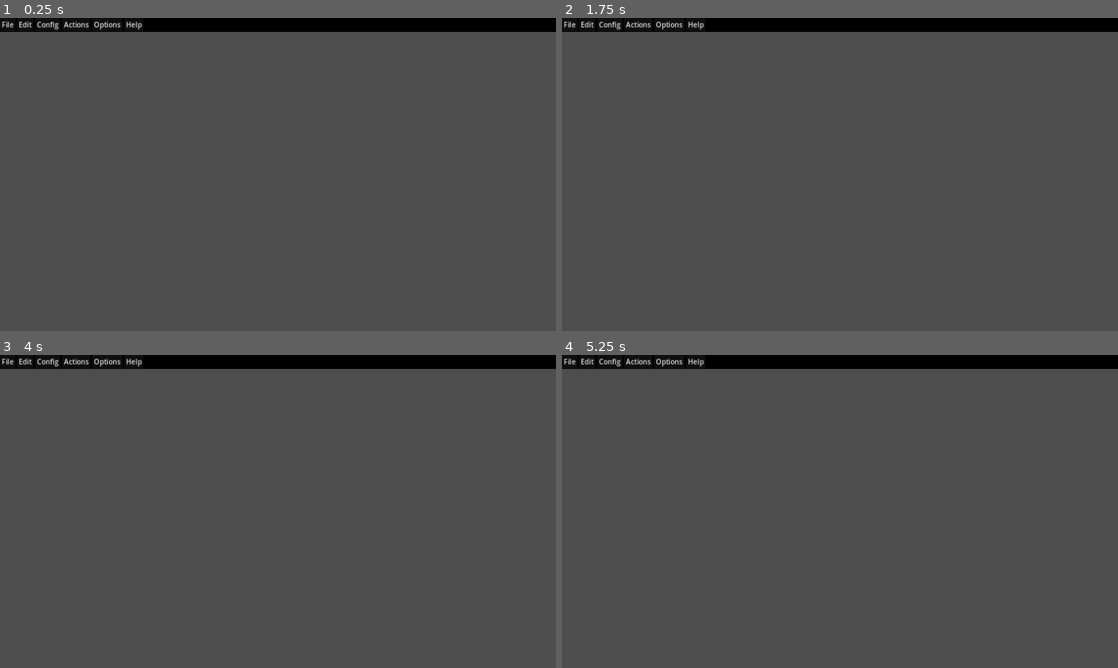
Above: before the commit, frames 1-4 (two rows, left to right).
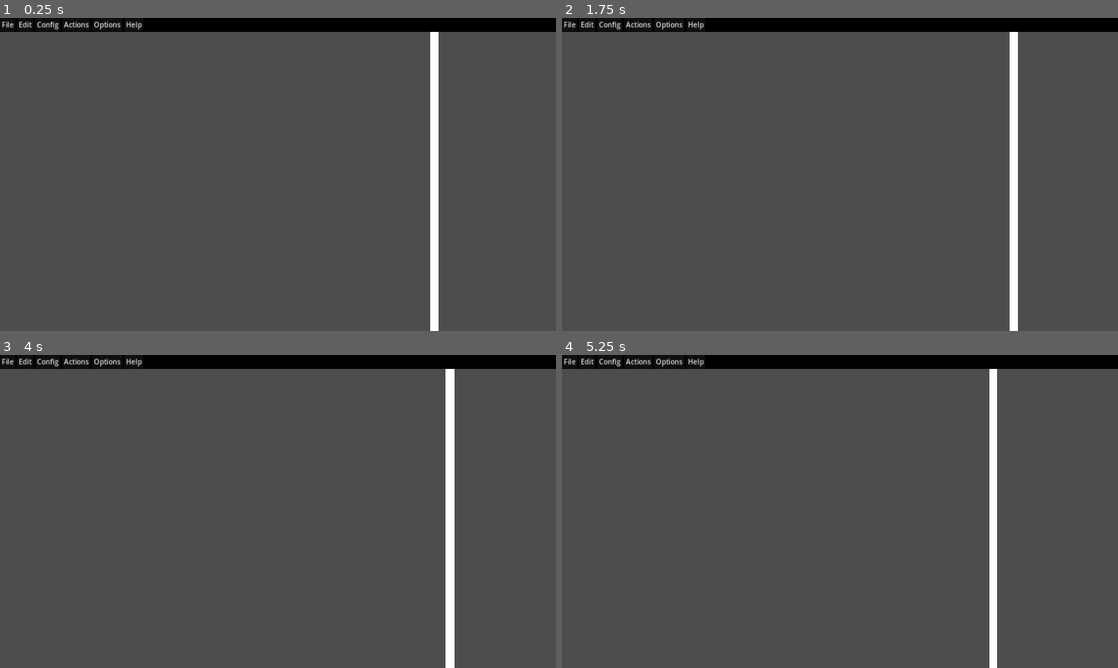
Above: after the commit, the same moments.

Repository: ryanabx/tabletop-engine
Game: Godot game, scene res://src/scenes/screens/tabletop.tscn
Two runs of this game, one before a commit and one after it. Both use one fixed random seed, a clock stepped at 60 frames per second and the inputs below. The project has no main scene, so this scene is started directly. The engine's default icon, where the game draws it, is replaced by a stand-in: a white triangle on a blue panel in a dark square.
Inputs (mouse positions are in pixels of both pictures, inside the frame that each line leads up to):
- Up to frame 1 (0.25 s): no input
- Up to frame 2 (1.75 s): tap Enter (end_group_select) at 0.5 s; move the mouse to (962, 158) at 0.52 s; press the mouse at (962, 158) at 0.53 s; hold Enter (end_group_select) 0.53-1.28 s; tap S (camera_down, bound only after the commit) at 0.8, 1.35 s; tap Space at 1.25 s; move the mouse to (728, 190) at 1.27 s; release the mouse at (728, 190) at 1.28 s; click (728, 190) at 1.42 s; tap A (camera_left, bound only after the commit) at 1.55 s
- Up to frame 3 (4 s): tap Enter (end_group_select) at 2 s; move the mouse to (333, 442) at 2.02 s; hold Enter (end_group_select) 2.03-3.53 s; tap A (camera_left, bound only after the commit) at 2.1 s; click (333, 442) at 2.17 s; tap D (camera_right, bound only after the commit) at 2.3, 2.85 s; tap Space at 2.75 s; move the mouse to (250, 574) at 2.77 s; click (250, 574) at 2.92 s; tap W (camera_up, bound only after the commit) at 3.05, 3.6 s; move the mouse to (444, 558) at 3.52 s; click (444, 558) at 3.67 s; tap Mouse wheel up (ui_zoom_in, bound only after the commit) at 3.8 s
- Up to frame 4 (5.25 s): tap Space at 4.25 s; move the mouse to (673, 464) at 4.27 s; tap Mouse wheel up (ui_zoom_in, bound only after the commit) at 4.35 s; click (673, 464) at 4.42 s; tap Mouse wheel down (ui_zoom_out, bound only after the commit) at 4.55, 5.1 s; move the mouse to (867, 511) at 5.02 s; press the mouse at (867, 511) at 5.03 s

The runs differ from the first frame. In frame 1, 1.4% of the frame differs, in the area x 77-79%, y 4-100%; in frame 2, 1.4%; in frame 3, 1.6%, in the area x 80-82%, y 4-100%; in frame 4, 1.3%.
Error before the commit: Invalid access to property or key 'name' on a base object of type 'Dictionary'. (res://src/scripts/screens/tabletop.gd:71)
Error after the commit: Invalid access to property or key 'name' on a base object of type 'Dictionary'. (res://src/scripts/screens/tabletop.gd:64)

Commit message:
Free camera wip

Diff:
--- a/project.godot
+++ b/project.godot
@@ -23,8 +23,8 @@
 
 window/size/viewport_width=1280
 window/size/viewport_height=720
-window/size/resizable=false
 window/stretch/mode="canvas_items"
+window/stretch/aspect="expand"
 
 [input]
 
@@ -58,6 +58,36 @@
 "events": [Object(InputEventKey,"resource_local_to_scene":false,"resource_name":"","device":-1,"window_id":0,"alt_press …(182 unchanged characters)…
 ]
 }
+ui_zoom_out={
+"deadzone": 0.5,
+"events": [Object(InputEventMouseButton,"resource_local_to_scene":false,"resource_name":"","device":-1,"window_id":0,"alt_pressed":false,"shift_pressed":false,"ctrl_pressed":false,"meta_pressed":false,"button_mask":0,"position":Vector2(0, 0),"global_position":Vector2(0, 0),"factor":1.0,"button_index":5,"canceled":false,"pressed":false,"double_click":false,"script":null)
+]
+}
+ui_zoom_in={
+"deadzone": 0.5,
+"events": [Object(InputEventMouseButton,"resource_local_to_scene":false,"resource_name":"","device":-1,"window_id":0,"alt_pressed":false,"shift_pressed":false,"ctrl_pressed":false,"meta_pressed":false,"button_mask":8,"position":Vector2(127, 36),"global_position":Vector2(134, 111),"factor":1.0,"button_index":4,"canceled":false,"pressed":true,"double_click":false,"script":null)
+]
+}
+camera_up={
+"deadzone": 0.5,
+"events": [Object(InputEventKey,"resource_local_to_scene":false,"resource_name":"","device":-1,"window_id":0,"alt_pressed":false,"shift_pressed":false,"ctrl_pressed":false,"meta_pressed":false,"pressed":false,"keycode":0,"physical_keycode":87,"key_label":0,"unicode":119,"echo":false,"script":null)
+]
+}
+camera_down={
+"deadzone": 0.5,
+"events": [Object(InputEventKey,"resource_local_to_scene":false,"resource_name":"","device":-1,"window_id":0,"alt_pressed":false,"shift_pressed":false,"ctrl_pressed":false,"meta_pressed":false,"pressed":false,"keycode":0,"physical_keycode":83,"key_label":0,"unicode":115,"echo":false,"script":null)
+]
+}
+camera_left={
+"deadzone": 0.5,
+"events": [Object(InputEventKey,"resource_local_to_scene":false,"resource_name":"","device":-1,"window_id":0,"alt_pressed":false,"shift_pressed":false,"ctrl_pressed":false,"meta_pressed":false,"pressed":false,"keycode":0,"physical_keycode":65,"key_label":0,"unicode":97,"echo":false,"script":null)
+]
+}
+camera_right={
+"deadzone": 0.5,
+"events": [Object(InputEventKey,"resource_local_to_scene":false,"resource_name":"","device":-1,"window_id":0,"alt_pressed":false,"shift_pressed":false,"ctrl_pressed":false,"meta_pressed":false,"pressed":false,"keycode":0,"physical_keycode":68,"key_label":0,"unicode":100,"echo":false,"script":null)
+]
+}
 
 [rendering]
 
--- a/src/scenes/screens/tabletop.tscn
+++ b/src/scenes/screens/tabletop.tscn
@@ -1,11 +1,17 @@
-[gd_scene load_steps=4 format=3 uid="uid://bd0t8uq0xv6wr"]
+[gd_scene load_steps=6 format=3 uid="uid://bd0t8uq0xv6wr"]
 
 [ext_resource type="Script" path="res://src/scripts/screens/tabletop.gd" id="1_cv5do"]
 [ext_resource type="Script" path="res://src/scripts/game_objects/game_board.gd" id="2_lhyvx"]
+[ext_resource type="Script" path="res://src/scripts/screens/highlights.gd" id="3_ofc5r"]
 [ext_resource type="PackedScene" uid="uid://ma7a666pl2us" path="res://src/scenes/ui/user_interface.tscn" id="4_7raef"]
+[ext_resource type="Script" path="res://src/scripts/screens/camera_controller.gd" id="5_rko6e"]
 
 [node name="Tabletop" type="Node"]
 script = ExtResource("1_cv5do")
+
+[node name="Highlights" type="Node2D" parent="."]
+z_index = 200
+script = ExtResource("3_ofc5r")
 
 [node name="GameBoard" type="Node2D" parent="."]
 script = ExtResource("2_lhyvx")
@@ -14,14 +20,17 @@
 [node name="GameObjectManager" type="Node2D" parent="GameBoard"]
 metadata/_edit_lock_ = true
 
-[node name="BoardBG" type="Sprite2D" parent="GameBoard"]
-z_index = -1000
-position = Vector2(640, 360)
-scale = Vector2(0.300752, 0.254237)
-metadata/_edit_lock_ = true
-
 [node name="UiLayer" type="CanvasLayer" parent="."]
-layer = 100
+layer = 105
 
 [node name="UserInterface" parent="UiLayer" instance=ExtResource("4_7raef")]
 mouse_filter = 2
+
+[node name="CameraController" type="Node2D" parent="."]
+script = ExtResource("5_rko6e")
+
+[node name="Camera2D" type="Camera2D" parent="CameraController"]
+position = Vector2(640, 360)
+
+[node name="BoardBG" type="Sprite2D" parent="CameraController"]
+z_index = -1000
--- /dev/null
+++ b/src/scenes/ui/menu_bar.tscn
@@ -0,0 +1,37 @@
+[gd_scene load_steps=2 format=3 uid="uid://bc0wmak5rj2nq"]
+
+[ext_resource type="Script" path="res://src/scripts/ui/menu_bar.gd" id="1_mbf7a"]
+
+[node name="ToolBar" type="Control"]
+layout_mode = 3
+anchors_preset = 10
+anchor_right = 1.0
+offset_bottom = 31.0
+grow_horizontal = 2
+script = ExtResource("1_mbf7a")
+
+[node name="ColorRect" type="ColorRect" parent="."]
+layout_mode = 1
+anchors_preset = 15
+anchor_right = 1.0
+anchor_bottom = 1.0
+grow_horizontal = 2
+grow_vertical = 2
+color = Color(0, 0, 0, 1)
+
+[node name="Menu" type="MenuBar" parent="."]
+layout_mode = 1
+offset_right = 330.0
+offset_bottom = 31.0
+
+[node name="File" type="PopupMenu" parent="Menu"]
+
+[node name="Edit" type="PopupMenu" parent="Menu"]
+
+[node name="Config" type="PopupMenu" parent="Menu"]
+
+[node name="Actions" type="PopupMenu" parent="Menu"]
+
+[node name="Options" type="PopupMenu" parent="Menu"]
+
+[node name="Help" type="PopupMenu" parent="Menu"]
--- a/src/scenes/ui/user_interface.tscn
+++ b/src/scenes/ui/user_interface.tscn
@@ -1,7 +1,7 @@
 [gd_scene load_steps=3 format=3 uid="uid://ma7a666pl2us"]
 
 [ext_resource type="Script" path="res://src/scripts/ui/user_interface.gd" id="1_u2rch"]
-[ext_resource type="Script" path="res://src/scripts/ui/menu_bar.gd" id="2_loyrj"]
+[ext_resource type="PackedScene" uid="uid://bc0wmak5rj2nq" path="res://src/scenes/ui/menu_bar.tscn" id="2_5lxdm"]
 
 [node name="UserInterface" type="Control"]
 layout_mode = 3
@@ -20,21 +20,8 @@
 grow_horizontal = 2
 color = Color(0, 0, 0, 1)
 
-[node name="MenuBar" type="MenuBar" parent="."]
-z_index = 100
-layout_mode = 2
-offset_right = 1280.0
-offset_bottom = 48.0
-script = ExtResource("2_loyrj")
-
-[node name="File" type="PopupMenu" parent="MenuBar"]
-
-[node name="Edit" type="PopupMenu" parent="MenuBar"]
-
-[node name="Config" type="PopupMenu" parent="MenuBar"]
-
-[node name="Actions" type="PopupMenu" parent="MenuBar"]
-
-[node name="Options" type="PopupMenu" parent="MenuBar"]
-
-[node name="Help" type="PopupMenu" parent="MenuBar"]
+[node name="MenuBar" parent="." instance=ExtResource("2_5lxdm")]
+layout_mode = 0
+anchors_preset = 0
+anchor_right = 0.0
+grow_horizontal = 1
--- a/src/scripts/game_objects/game_board.gd
+++ b/src/scripts/game_objects/game_board.gd
@@ -18,7 +18,9 @@
 var group_selection_mode: bool = false
 var group_selection_down: bool = false
 
-@onready var front_layer: CanvasLayer = $/root/Tabletop/UiLayer
+var border: Rect2 = Rect2(-1000, -1000, 2000, 2000)
+
+@onready var front_layer: Node2D = $/root/Tabletop/Highlights
 
 @onready var game_object_manager: Node2D = $GameObjectManager
 
@@ -29,8 +31,8 @@
 	# SELECTING OBJECTS
 	if Utils.is_action_just_long_held("game_select", input_actions) or Utils.is_action_just_long_held("game_select_stack", input_actions):
 		select_object(input_actions)
-		if group_selection_mode:
-			check_over_group_selection()
+	if group_selection_mode and Utils.is_action_just_long_held("game_select", input_actions):
+		check_over_group_selection()
 	# RIGHT CLICKING
 	if Utils.is_action_just_short_released("game_menu", input_actions) and get_rclick_menu() == null:
 		print("Right Click")
@@ -108,7 +110,7 @@
 			else:
 				print("Select Individual Object")
 				select_objects([obj_selection], false)
-		else:
+		elif not Utils.is_action_just_long_held("game_select_stack", input_actions):
 			print("Initialize selection rect")
 			initialize_selection_rect()
 
@@ -263,7 +265,7 @@
 func move_selected_items() -> void:
 	for object in get_selected_items():
 		object.position = get_local_mouse_position() + object.get_grab_offset()
-		object.position = object.position.clamp(get_viewport().get_visible_rect().position, get_viewport().get_visible_rect().position + get_viewport().get_visible_rect().size)
+		object.position = object.position.clamp(border.position, border.end)
 	# CHECK STACKING
 	var stackable_collection: GameCollection = find_stackable_collection(get_selected_items())
 	if stackable_collection == null:
@@ -376,3 +378,6 @@
 		if _rect_obj_areas_overlap(object, selection_box):
 			items.append(object)
 	return items
+
+func _draw() -> void:
+	draw_rect(border, Color.from_hsv(0.0, 0.0, 1.0, 1.0), false, Globals.OUTLINE_THICKNESS * 3.0)
--- /dev/null
+++ b/src/scripts/screens/camera_controller.gd
@@ -0,0 +1,23 @@
+extends Node2D
+
+@onready var camera = $Camera2D
+@onready var game_bg = $BoardBG
+
+const MOVEMENT_SPEED: float = 10.0
+
+func _process(delta: float) -> void:
+	if Input.is_action_just_pressed("ui_zoom_in"):
+		camera.zoom *= 1.1
+	if Input.is_action_just_pressed("ui_zoom_out"):
+		camera.zoom *= 0.9
+	camera.position += Input.get_vector("camera_left", "camera_right", "camera_up", "camera_down") * MOVEMENT_SPEED
+	update_bg_scale()
+
+func set_bg(texture: Texture2D) -> void:
+	game_bg.set_texture(texture)
+
+func update_bg_scale() -> void:
+	var texture = game_bg.get_texture()
+	var _sc: Vector2 = Vector2(get_viewport().get_size().x / texture.get_size().x, get_viewport().get_size().y / texture.get_size().y)
+	game_bg.scale = _sc / camera.zoom
+	game_bg.position = camera.position
--- /dev/null
+++ b/src/scripts/screens/highlights.gd
@@ -0,0 +1,11 @@
+extends Node2D
+
+@onready var board = $/root/Tabletop/GameBoard
+
+func _process(_delta: float) -> void:
+	queue_redraw()
+
+func _draw() -> void:
+	if board != null and board.is_selecting:
+		draw_rect(board.selection_box, Color.from_hsv(0.6, 1.0, 1.0, 0.5))
+		draw_rect(board.selection_box, Color.from_hsv(0.65, 0.6, 1.0, 0.5), false, 2)
--- a/src/scripts/screens/tabletop.gd
+++ b/src/scripts/screens/tabletop.gd
@@ -9,11 +9,11 @@
 
 var _name: String = ""
 
-
 @export var player_id: int = 0
 @onready var game_board: GameBoard = $GameBoard
 @onready var user_interface: UserInterface = $UiLayer/UserInterface
 @onready var ui_layer: CanvasLayer = $UiLayer
+@onready var camera_controller: Node2D = $CameraController
 
 var _game_object_scene = preload("res://src/scenes/game_objects/game_object.tscn")
 var _stack_scene = preload("res://src/scenes/game_objects/stack.tscn")
@@ -24,13 +24,6 @@
 	var filename: String = "C:/Users/ryanb/source/repos/open-boardgame-framework/data/reference_games/UNO/"
 	load_game_from_folder(filename)
 	pass
-
-func _set_game_bg(_texture: Texture2D) -> void:
-	var game_bg: Sprite2D = $GameBoard/BoardBG
-	game_bg.set_texture(_texture)
-	var _sc: Vector2 = Vector2(get_viewport().get_size().x / _texture.get_size().x, get_viewport().get_size().y / _texture.get_size().y)
-	game_bg.scale = _sc
-	print(_sc, " ", game_bg.scale)
 
 func _set_game_name(_n: String) -> void:
 	_name = _n
@@ -70,7 +63,7 @@
 func _set_up_config(conf: Dictionary) -> void:
 	_set_game_name(conf.name)
 	user_interface.set_game_name(conf.name)
-	_set_game_bg(Utils.load_texture_from_string(conf.background, conf.image_dir))
+	camera_controller.set_bg(Utils.load_texture_from_string(conf.background, conf.image_dir))
 
 func _set_up_board(board: Dictionary, objects: Dictionary) -> void:
 	for item in board.board:
--- a/src/scripts/ui/menu_bar.gd
+++ b/src/scripts/ui/menu_bar.gd
@@ -1,20 +1,23 @@
-extends MenuBar
+extends Control
 
 # TODO: Replace regular window menu with menubar
 
-@onready var file: PopupMenu = $File
-@onready var actions: PopupMenu = $Actions
-@onready var options: PopupMenu = $Options
-@onready var help: PopupMenu = $Help
+@onready var file: PopupMenu = $Menu/File
+@onready var actions: PopupMenu = $Menu/Actions
+@onready var options: PopupMenu = $Menu/Options
+@onready var help: PopupMenu = $Menu/Help
 
 # Called when the node enters the scene tree for the first time.
 func _ready() -> void:
 	_populate_popup_menus()
+	options.index_pressed.connect(options_button_pressed)
+
 
 func _populate_popup_menus() -> void:
+	print("HIII")
 	file.add_check_item("Hi", 1)
 	actions.add_submenu_item("Run Action", "run_action", 2)
-	options.add_check_item("Fullscreen")
+	options.add_check_item("Fullscreen", 1)
 	help.add_item("About Open Boardgame Framework")
 	help.add_item("Check for Updates")
 	pass # TODO: Implement this
@@ -23,3 +26,15 @@
 # Called every frame. 'delta' is the elapsed time since the previous frame.
 func _process(delta: float) -> void:
 	pass
+
+func file_button_pressed(id: int) -> void:
+	pass
+
+func options_button_pressed(index: int) -> void:
+	match index:
+		0:
+			options.set_item_checked(0, not options.is_item_checked(0))
+			if options.is_item_checked(0):
+				DisplayServer.window_set_mode(DisplayServer.WINDOW_MODE_FULLSCREEN)
+			else:
+				DisplayServer.window_set_mode(DisplayServer.WINDOW_MODE_WINDOWED)
--- a/src/scripts/ui/user_interface.gd
+++ b/src/scripts/ui/user_interface.gd
@@ -1,15 +1,5 @@
 class_name UserInterface
 extends Control
 
-@onready var board: GameBoard = $/root/Tabletop/GameBoard
-
-func _process(_delta: float) -> void:
-	queue_redraw()
-
 func set_game_name(name: String) -> void:
 	pass
-
-func _draw() -> void:
-	if board != null and board.is_selecting:
-		draw_rect(board.selection_box, Color.from_hsv(0.6, 1.0, 1.0, 0.5))
-		draw_rect(board.selection_box, Color.from_hsv(0.65, 0.6, 1.0, 0.5), false, 2)
